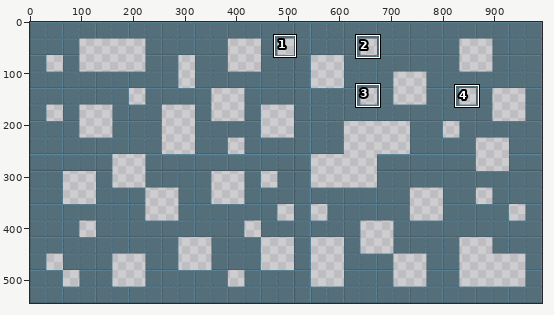
Two states of a pixel-art file, Origins/Assets/Backgrounds/Pedestal_room_background.aseprite. The picture above shows the old version from afar; the outline marks the close-up.
Close-up. Old version:
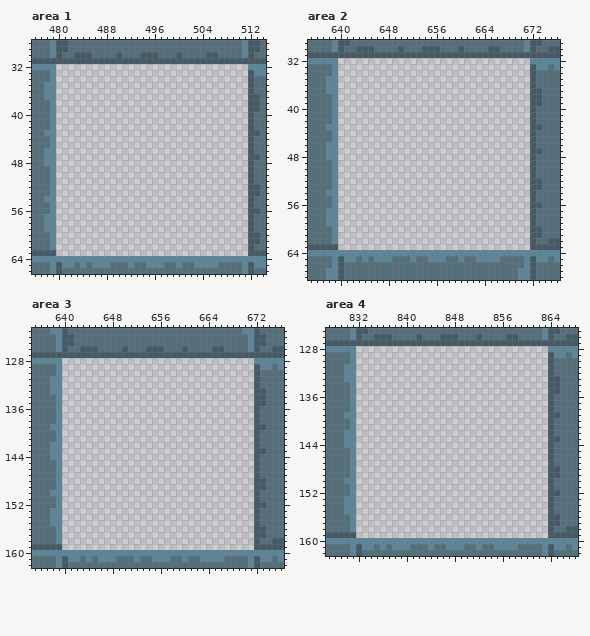
992x544 pixels, 1 frame. Shown: area 1: x 476..514, y 28..66; area 2: x 635..676, y 29..68; area 3: x 635..676, y 123..162; area 4: x 827..868, y 125..162. The commit also changed other parts of the picture, which this record leaves out.
New version:
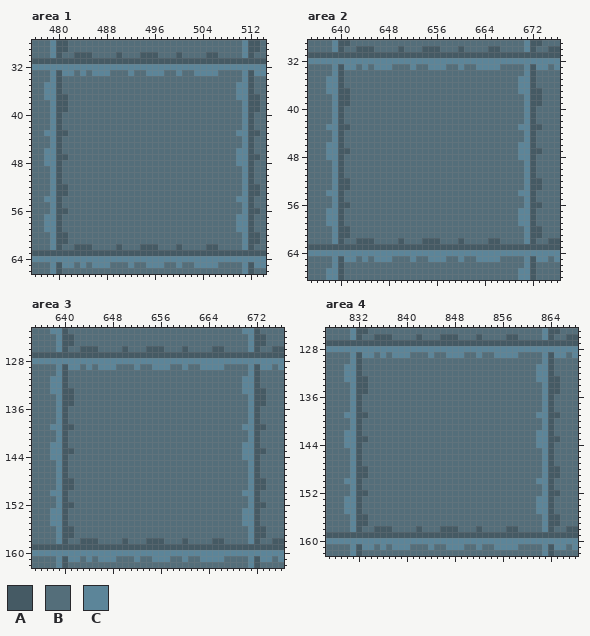
Palette (. is transparent): A #455a64  B #546e7a  C #5c8599
From old to new:
Changed rows in their new state; - is an unchanged pixel.
Area 1:
first column x 480:
32 CCCCCCCCCCCCCCCCCCCCCCCCCCCCCCCC
33 ACCBCBCCCBBBCBBCCCBBCBBCCCCBBBBC
34 ABBBBBBBBBBBBBBBBBBBBBBBBBBBBBBC
35 ABBBBBBBBBBBBBBBBBBBBBBBBBBBBBCC
36 ABBBBBBBBBBBBBBBBBBBBBBBBBBBBBCC
37 AABBBBBBBBBBBBBBBBBBBBBBBBBBBBCC
38 AABBBBBBBBBBBBBBBBBBBBBBBBBBBBBC
39 AABBBBBBBBBBBBBBBBBBBBBBBBBBBBBC
40 ABBBBBBBBBBBBBBBBBBBBBBBBBBBBBBC
41 ABBBBBBBBBBBBBBBBBBBBBBBBBBBBBBC
42 ABBBBBBBBBBBBBBBBBBBBBBBBBBBBBBC
43 AABBBBBBBBBBBBBBBBBBBBBBBBBBBBCC
44 ABBBBBBBBBBBBBBBBBBBBBBBBBBBBBBC
45 ABBBBBBBBBBBBBBBBBBBBBBBBBBBBBBC
46 ABBBBBBBBBBBBBBBBBBBBBBBBBBBBBCC
47 AABBBBBBBBBBBBBBBBBBBBBBBBBBBBCC
48 ABBBBBBBBBBBBBBBBBBBBBBBBBBBBBCC
49 ABBBBBBBBBBBBBBBBBBBBBBBBBBBBBBC
50 ABBBBBBBBBBBBBBBBBBBBBBBBBBBBBBC
51 ABBBBBBBBBBBBBBBBBBBBBBBBBBBBBBC
52 AABBBBBBBBBBBBBBBBBBBBBBBBBBBBBC
53 AABBBBBBBBBBBBBBBBBBBBBBBBBBBBBC
54 ABBBBBBBBBBBBBBBBBBBBBBBBBBBBBCC
55 ABBBBBBBBBBBBBBBBBBBBBBBBBBBBBBC
56 AABBBBBBBBBBBBBBBBBBBBBBBBBBBBBC
57 ABBBBBBBBBBBBBBBBBBBBBBBBBBBBBCC
58 ABBBBBBBBBBBBBBBBBBBBBBBBBBBBBCC
59 ABBBBBBBBBBBBBBBBBBBBBBBBBBBBBCC
60 AABBBBBBBBBBBBBBBBBBBBBBBBBBBBBC
61 AABBBBBBBBBBBBBBBBBBBBBBBBBBBBBC
62 ABBAAABBBBABBBAAABBBABBBBAABBBBC
63 AAAAAAAAAAAAAAAAAAAAAAAAAAAAAAAA
Area 2:
first column x 640:
32 CCCCCCCCCCCCCCCCCCCCCCCCCCCCCCCC
33 ACCBCBCCCBBBCBBCCCBBCBBCCCCBBBBC
34 ABBBBBBBBBBBBBBBBBBBBBBBBBBBBBBC
35 ABBBBBBBBBBBBBBBBBBBBBBBBBBBBBCC
36 ABBBBBBBBBBBBBBBBBBBBBBBBBBBBBCC
37 AABBBBBBBBBBBBBBBBBBBBBBBBBBBBCC
38 AABBBBBBBBBBBBBBBBBBBBBBBBBBBBBC
39 AABBBBBBBBBBBBBBBBBBBBBBBBBBBBBC
40 ABBBBBBBBBBBBBBBBBBBBBBBBBBBBBBC
41 ABBBBBBBBBBBBBBBBBBBBBBBBBBBBBBC
42 ABBBBBBBBBBBBBBBBBBBBBBBBBBBBBBC
43 AABBBBBBBBBBBBBBBBBBBBBBBBBBBBCC
44 ABBBBBBBBBBBBBBBBBBBBBBBBBBBBBBC
45 ABBBBBBBBBBBBBBBBBBBBBBBBBBBBBBC
46 ABBBBBBBBBBBBBBBBBBBBBBBBBBBBBCC
47 AABBBBBBBBBBBBBBBBBBBBBBBBBBBBCC
48 ABBBBBBBBBBBBBBBBBBBBBBBBBBBBBCC
49 ABBBBBBBBBBBBBBBBBBBBBBBBBBBBBBC
50 ABBBBBBBBBBBBBBBBBBBBBBBBBBBBBBC
51 ABBBBBBBBBBBBBBBBBBBBBBBBBBBBBBC
52 AABBBBBBBBBBBBBBBBBBBBBBBBBBBBBC
53 AABBBBBBBBBBBBBBBBBBBBBBBBBBBBBC
54 ABBBBBBBBBBBBBBBBBBBBBBBBBBBBBCC
55 ABBBBBBBBBBBBBBBBBBBBBBBBBBBBBBC
56 AABBBBBBBBBBBBBBBBBBBBBBBBBBBBBC
57 ABBBBBBBBBBBBBBBBBBBBBBBBBBBBBCC
58 ABBBBBBBBBBBBBBBBBBBBBBBBBBBBBCC
59 ABBBBBBBBBBBBBBBBBBBBBBBBBBBBBCC
60 AABBBBBBBBBBBBBBBBBBBBBBBBBBBBBC
61 AABBBBBBBBBBBBBBBBBBBBBBBBBBBBBC
62 ABBAAABBBBABBBAAABBBABBBBAABBBBC
63 AAAAAAAAAAAAAAAAAAAAAAAAAAAAAAAA
Area 3:
first column x 640:
128 CCCCCCCCCCCCCCCCCCCCCCCCCCCCCCCC
129 ACCBCBCCCBBBCBBCCCBBCBBCCCCBBBBC
130 ABBBBBBBBBBBBBBBBBBBBBBBBBBBBBBC
131 ABBBBBBBBBBBBBBBBBBBBBBBBBBBBBCC
132 ABBBBBBBBBBBBBBBBBBBBBBBBBBBBBCC
133 AABBBBBBBBBBBBBBBBBBBBBBBBBBBBCC
134 AABBBBBBBBBBBBBBBBBBBBBBBBBBBBBC
135 AABBBBBBBBBBBBBBBBBBBBBBBBBBBBBC
136 ABBBBBBBBBBBBBBBBBBBBBBBBBBBBBBC
137 ABBBBBBBBBBBBBBBBBBBBBBBBBBBBBBC
138 ABBBBBBBBBBBBBBBBBBBBBBBBBBBBBBC
139 AABBBBBBBBBBBBBBBBBBBBBBBBBBBBCC
140 ABBBBBBBBBBBBBBBBBBBBBBBBBBBBBBC
141 ABBBBBBBBBBBBBBBBBBBBBBBBBBBBBBC
142 ABBBBBBBBBBBBBBBBBBBBBBBBBBBBBCC
143 AABBBBBBBBBBBBBBBBBBBBBBBBBBBBCC
144 ABBBBBBBBBBBBBBBBBBBBBBBBBBBBBCC
145 ABBBBBBBBBBBBBBBBBBBBBBBBBBBBBBC
146 ABBBBBBBBBBBBBBBBBBBBBBBBBBBBBBC
147 ABBBBBBBBBBBBBBBBBBBBBBBBBBBBBBC
148 AABBBBBBBBBBBBBBBBBBBBBBBBBBBBBC
149 AABBBBBBBBBBBBBBBBBBBBBBBBBBBBBC
150 ABBBBBBBBBBBBBBBBBBBBBBBBBBBBBCC
151 ABBBBBBBBBBBBBBBBBBBBBBBBBBBBBBC
152 AABBBBBBBBBBBBBBBBBBBBBBBBBBBBBC
153 ABBBBBBBBBBBBBBBBBBBBBBBBBBBBBCC
154 ABBBBBBBBBBBBBBBBBBBBBBBBBBBBBCC
155 ABBBBBBBBBBBBBBBBBBBBBBBBBBBBBCC
156 AABBBBBBBBBBBBBBBBBBBBBBBBBBBBBC
157 AABBBBBBBBBBBBBBBBBBBBBBBBBBBBBC
158 ABBAAABBBBABBBAAABBBABBBBAABBBBC
159 AAAAAAAAAAAAAAAAAAAAAAAAAAAAAAAA
Area 4:
first column x 832:
128 CCCCCCCCCCCCCCCCCCCCCCCCCCCCCCCC
129 ACCBCBCCCBBBCBBCCCBBCBBCCCCBBBBC
130 ABBBBBBBBBBBBBBBBBBBBBBBBBBBBBBC
131 ABBBBBBBBBBBBBBBBBBBBBBBBBBBBBCC
132 ABBBBBBBBBBBBBBBBBBBBBBBBBBBBBCC
133 AABBBBBBBBBBBBBBBBBBBBBBBBBBBBCC
134 AABBBBBBBBBBBBBBBBBBBBBBBBBBBBBC
135 AABBBBBBBBBBBBBBBBBBBBBBBBBBBBBC
136 ABBBBBBBBBBBBBBBBBBBBBBBBBBBBBBC
137 ABBBBBBBBBBBBBBBBBBBBBBBBBBBBBBC
138 ABBBBBBBBBBBBBBBBBBBBBBBBBBBBBBC
139 AABBBBBBBBBBBBBBBBBBBBBBBBBBBBCC
140 ABBBBBBBBBBBBBBBBBBBBBBBBBBBBBBC
141 ABBBBBBBBBBBBBBBBBBBBBBBBBBBBBBC
142 ABBBBBBBBBBBBBBBBBBBBBBBBBBBBBCC
143 AABBBBBBBBBBBBBBBBBBBBBBBBBBBBCC
144 ABBBBBBBBBBBBBBBBBBBBBBBBBBBBBCC
145 ABBBBBBBBBBBBBBBBBBBBBBBBBBBBBBC
146 ABBBBBBBBBBBBBBBBBBBBBBBBBBBBBBC
147 ABBBBBBBBBBBBBBBBBBBBBBBBBBBBBBC
148 AABBBBBBBBBBBBBBBBBBBBBBBBBBBBBC
149 AABBBBBBBBBBBBBBBBBBBBBBBBBBBBBC
150 ABBBBBBBBBBBBBBBBBBBBBBBBBBBBBCC
151 ABBBBBBBBBBBBBBBBBBBBBBBBBBBBBBC
152 AABBBBBBBBBBBBBBBBBBBBBBBBBBBBBC
153 ABBBBBBBBBBBBBBBBBBBBBBBBBBBBBCC
154 ABBBBBBBBBBBBBBBBBBBBBBBBBBBBBCC
155 ABBBBBBBBBBBBBBBBBBBBBBBBBBBBBCC
156 AABBBBBBBBBBBBBBBBBBBBBBBBBBBBBC
157 AABBBBBBBBBBBBBBBBBBBBBBBBBBBBBC
158 ABBAAABBBBABBBAAABBBABBBBAABBBBC
159 AAAAAAAAAAAAAAAAAAAAAAAAAAAAAAAA
